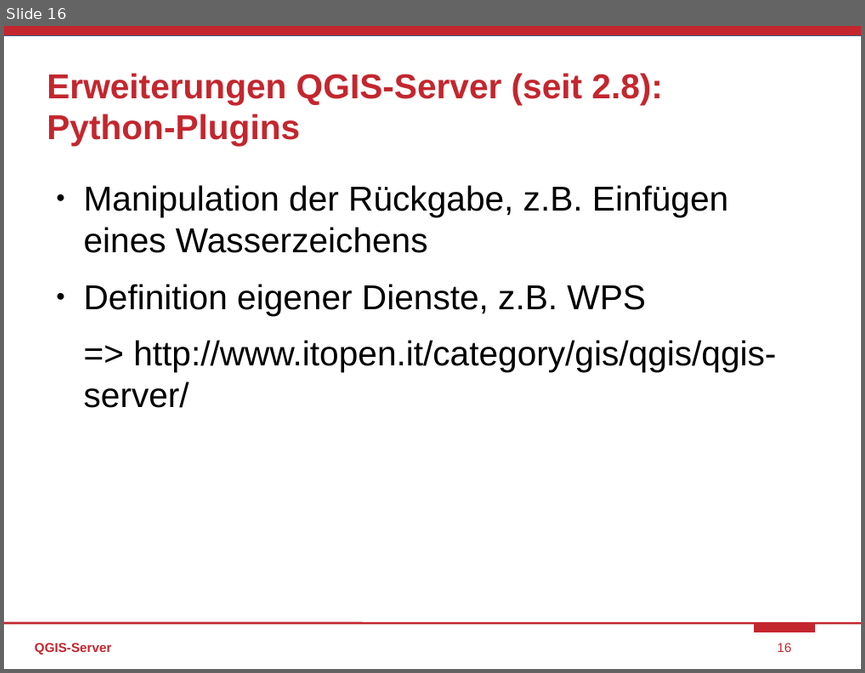
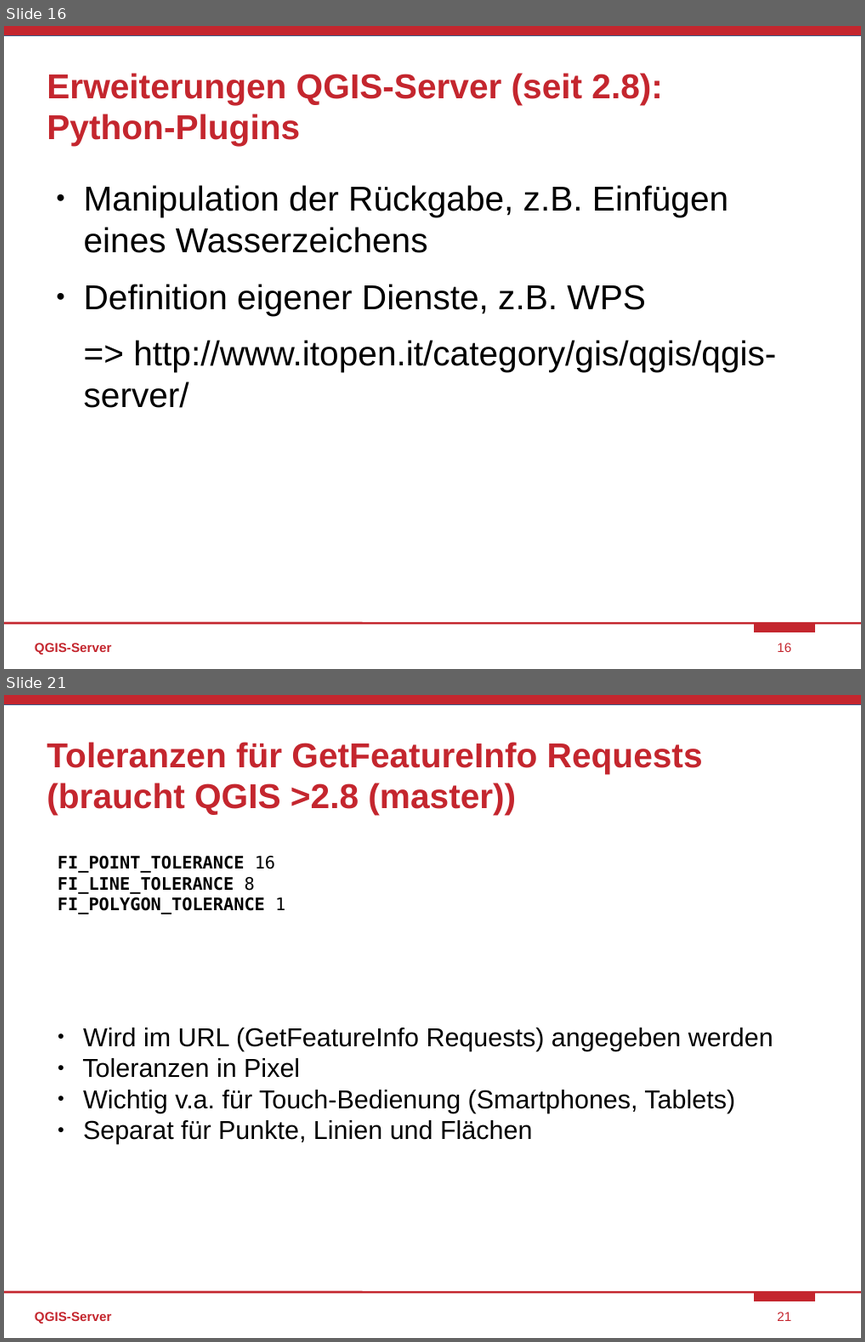
Before and after one commit to bstroebl/2015QGIS_ServerWS, a slide deck: 2015_FOSSGIS_WS_Server.odp. Shown one above the other, each under a label of ours: slide 16 before the commit, slides 16 and 21 after it; the slides between them are not shown. The pictures are 865x673 and 865x1342 pixels, drawn with LibreOffice and Linux fonts; fonts in the diff are those of the drawing. Boxes give left, top, right and bottom in pixels: in the first picture for what was removed or moved away, otherwise in the second. Text is boxed around its words. In the diff, an @@ line names an element or a change of style, - is before the commit and + after.

```diff
--- a/2015_FOSSGIS_WS_Server.odp
+++ b/2015_FOSSGIS_WS_Server.odp
@@ slide 21 added at [4,695,861,1338], background #FFFFFF; not listed: 4 template elements that a slide beside it also shows @@
@@ title added at [46,742,703,815], 32 pt, text #C4262E, bold @@
+Toleranzen für GetFeatureInfo Requests
+(braucht QGIS >2.8 (master))
@@ text added at [58,856,285,914], 16 pt, text #000000, bold @@
+FI_POINT_TOLERANCE 16
+FI_LINE_TOLERANCE 8
+FI_POLYGON_TOLERANCE 1
@@ text added at [82,1027,773,1144], 24 pt, text #000000 @@
+● Wird im URL (GetFeatureInfo Requests) angegeben werden
+● Toleranzen in Pixel
+● Wichtig v.a. für Touch-Bedienung (Smartphones, Tablets)
+● Separat für Punkte, Linien und Flächen
@@ text added at [35,1311,111,1323], 12 pt, text #C4262E, bold @@
+QGIS-Server
@@ page number added at [777,1311,791,1321], 12 pt, text #C4262E @@
+21
```
Also in this commit, not shown: 4 other slides added, 2 other files.
